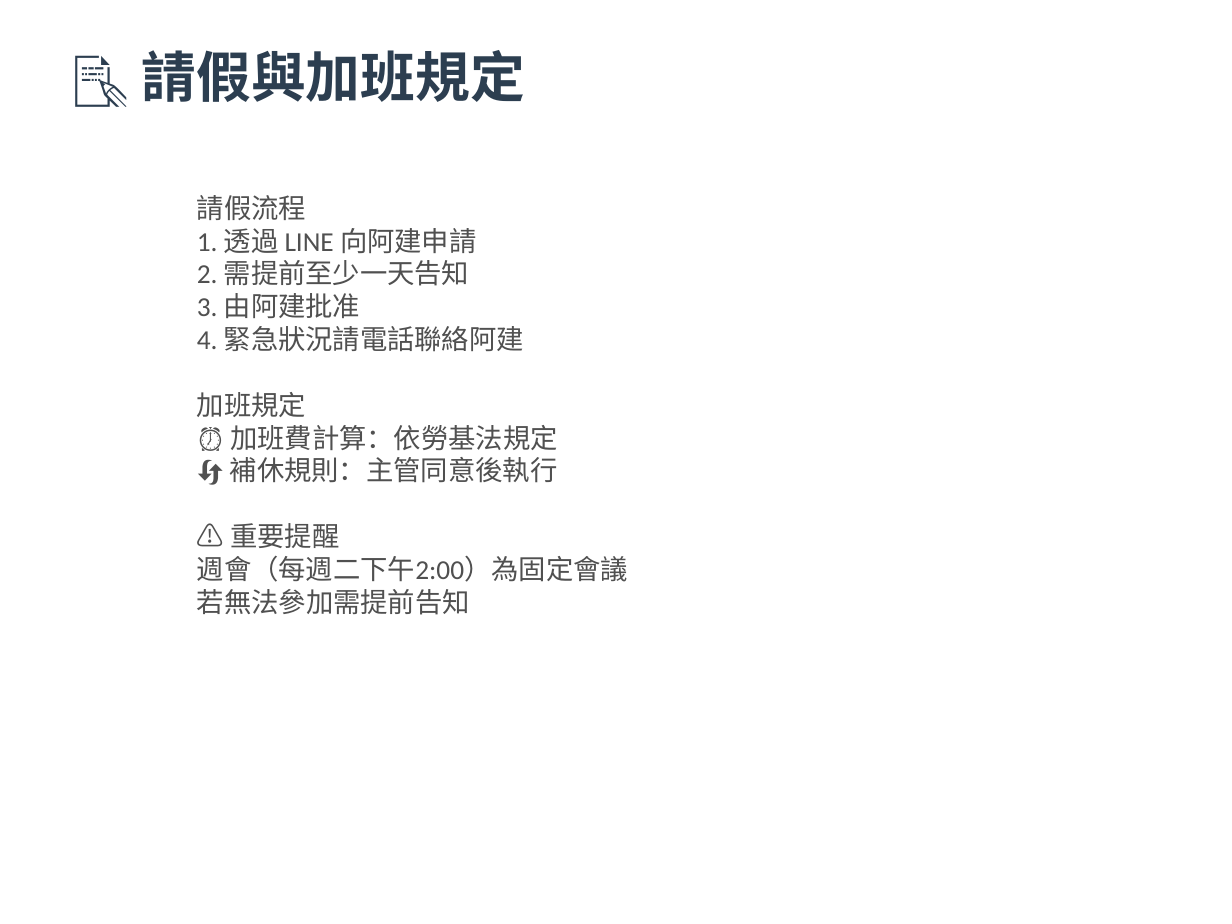
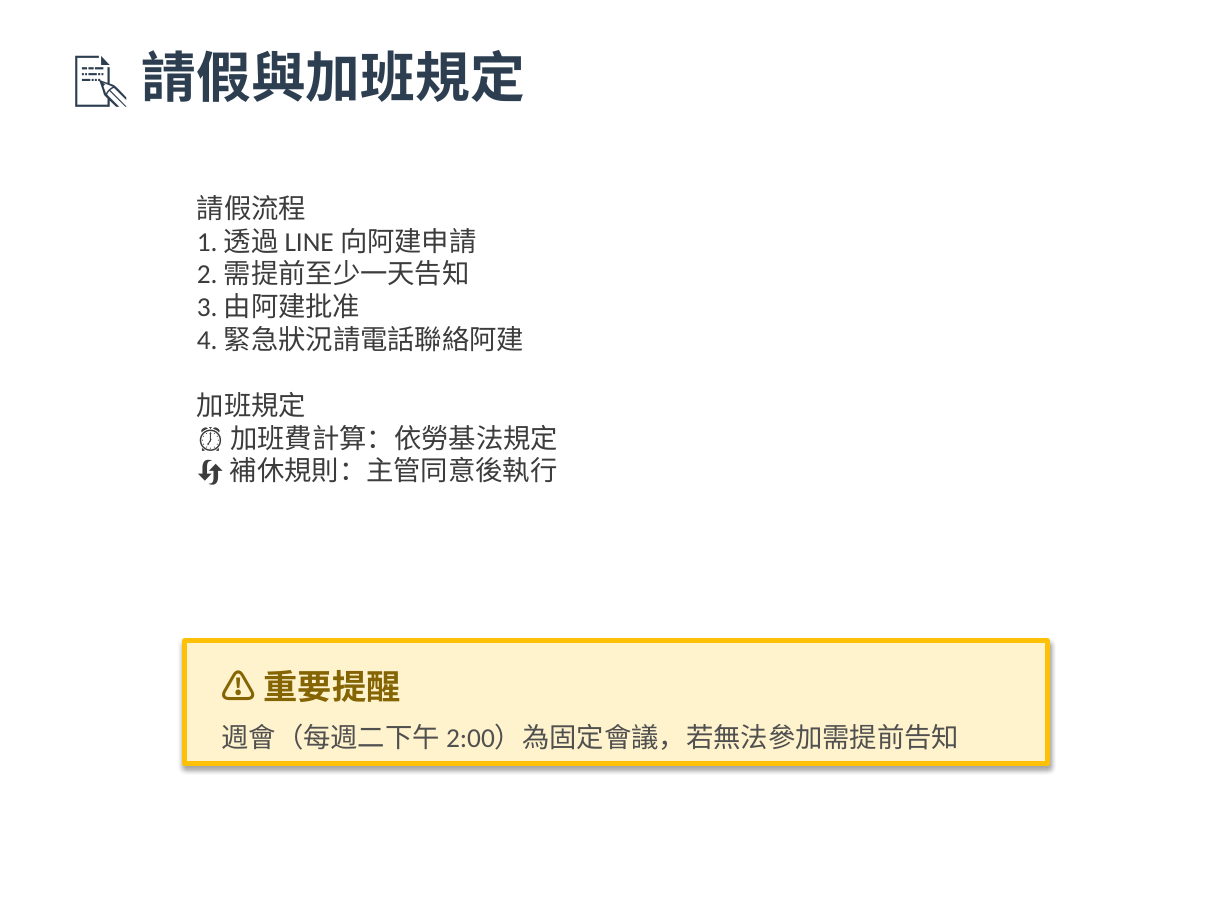
Before and after one commit to ken0900101318-beep/company-training, a slide deck: slide 12 of 遊戲家新人教育訓練（完整版 v2.1 - 24張）.pptx. Drawn at 1232x924 pixels with LibreOffice and Linux fonts; fonts in the diff are those of the drawing. Boxes give left, top, right and bottom in pixels: in the first picture for what was removed or moved away, otherwise in the second. Text is boxed around its words. In the diff, an @@ line names an element or a change of style, - is before the commit and + after.

```diff
--- a/遊戲家新人教育訓練（完整版 v2.1 - 24張）.pptx
+++ b/遊戲家新人教育訓練（完整版 v2.1 - 24張）.pptx
@@ text "請假流程" at [197, 195, 558, 483]: text colour #505050 to #3C3C3C @@
@@ text at [197, 523, 628, 615]: paragraphs removed @@
-⚠️ 重要提醒
-週會（每週二下午2:00）為固定會議
-若無法參加需提前告知
@@ rectangle added at [185, 641, 1047, 764], fill #FFF3CD, outline #FFC107 3 pt @@
@@ text added at [264, 670, 401, 702], 20 pt, text #856404, bold @@
+⚠️ 重要提醒
@@ text added at [222, 724, 959, 750], 16 pt, text #505050 @@
+週會（每週二下午 2:00）為固定會議，若無法參加需提前告知
```
Also in this commit, not shown: 22 other slides changed.
